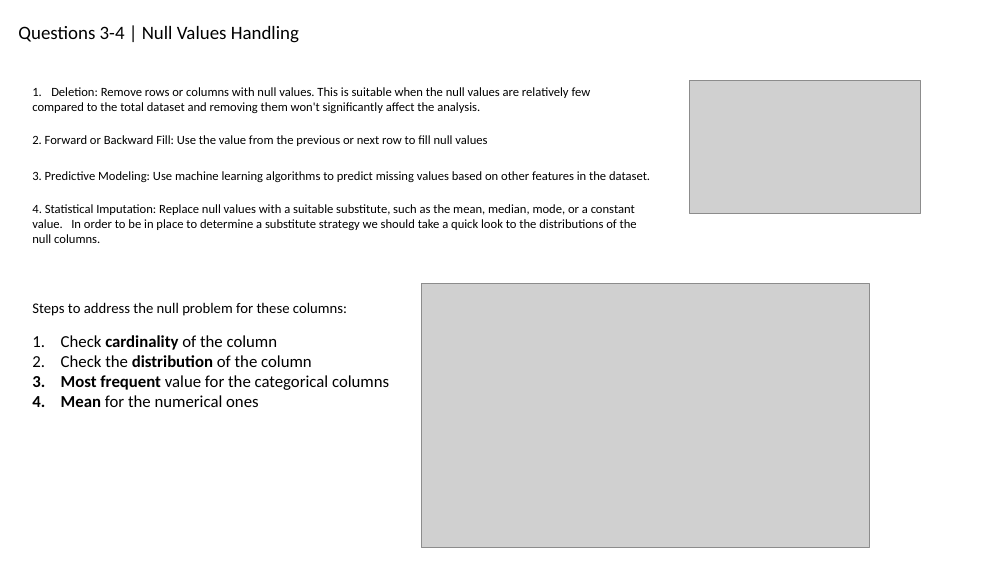
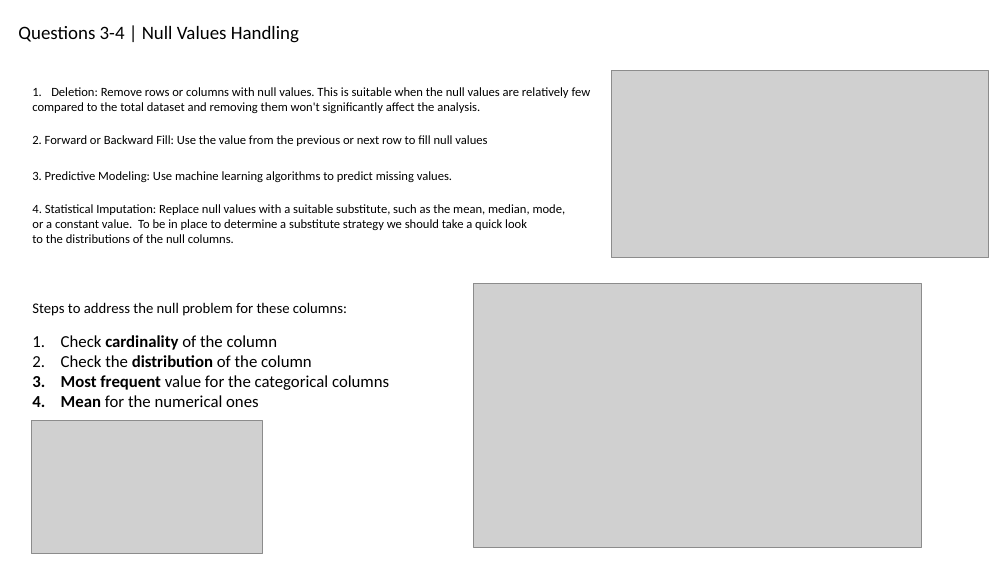
Before and after one commit to ownedbyphysics/ferProject, a slide deck: slide 4 of GeorgopoulosSpyros_FerreroPresentation.pptx. Drawn at 1008x567 pixels with LibreOffice and Linux fonts; fonts in the diff are those of the drawing; grey boxes stand for pictures. Boxes give left, top, right and bottom in pixels: in the first picture for what was removed or moved away, otherwise in the second. Text is boxed around its words. In the diff, an @@ line names an element or a change of style, - is before the commit and + after.

```diff
--- a/GeorgopoulosSpyros_FerreroPresentation.pptx
+++ b/GeorgopoulosSpyros_FerreroPresentation.pptx
@@ picture added at [612,71,989,258] @@
@@ text at [32,171,452,182]: text changed @@
-3. Predictive Modeling: Use machine learning algorithms to predict missing values based on other features in the dataset.
+3. Predictive Modeling: Use machine learning algorithms to predict missing values.
@@ text at [32,204,566,243]: text changed @@
-4. Statistical Imputation: Replace null values with a suitable substitute, such as the mean, median, mode, or a constant value. In order to be in place to determine a substitute strategy we should take a quick look to the distributions of the null columns.
+4. Statistical Imputation: Replace null values with a suitable substitute, such as the mean, median, mode,
+or a constant value. To be in place to determine a substitute strategy we should take a quick look
+to the distributions of the null columns.
@@ picture: place and size @@
-picture at [422,284,870,547]
+picture at [474,284,922,547]
@@ picture: place and size @@
-picture at [690,80,920,214]
+picture at [31,420,262,554]
```
Also in this commit, not shown: 7 other slides changed, 1 slide added, 1 slide removed, 3 other files.
